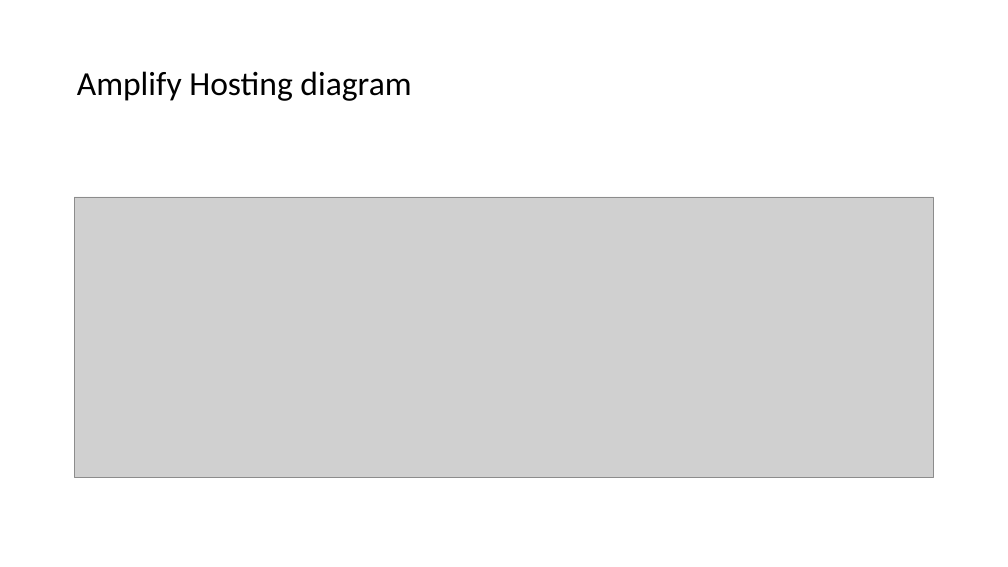
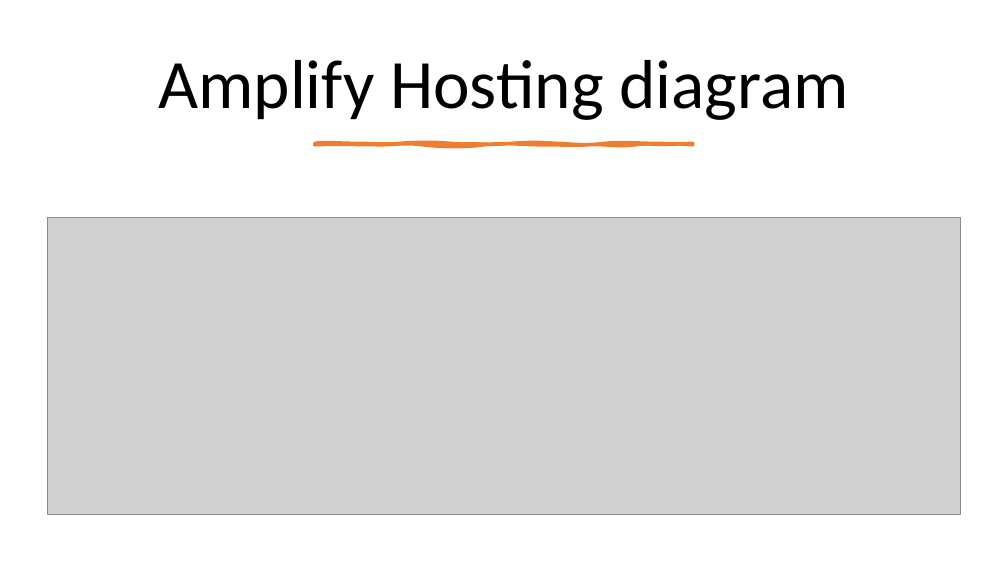
Before and after one commit to IlyaChakun/aws-iba-courses, a slide deck: slide 4 of lecture-materials/DeveloperTools/amplify/aws_amplify.pptx. Drawn at 1008x567 pixels with LibreOffice and Linux fonts; fonts in the diff are those of the drawing; grey boxes stand for pictures. Boxes give left, top, right and bottom in pixels: in the first picture for what was removed or moved away, otherwise in the second. Text is boxed around its words. In the diff, an @@ line names an element or a change of style, - is before the commit and + after.

```diff
--- a/lecture-materials/DeveloperTools/amplify/aws_amplify.pptx
+++ b/lecture-materials/DeveloperTools/amplify/aws_amplify.pptx
@@ title "Amplify Hosting diagram": place and size @@
-title "Amplify Hosting diagram" at <box>77,71,411,101</box>
+title "Amplify Hosting diagram" at <box>158,60,848,120</box>
@@ title "Amplify Hosting diagram" at <box>158,60,848,120</box>: size 32 to 66 pt; alignment left to centre @@
@@ freeform shape added at <box>315,144,693,145</box>, fill #ED7D31, outline #ED7D31 3.25 pt @@
@@ picture: place and size @@
-picture at <box>74,197,934,477</box>
+picture at <box>48,218,960,514</box>
```
Also in this commit, not shown: 8 other slides changed, 11 other files.
